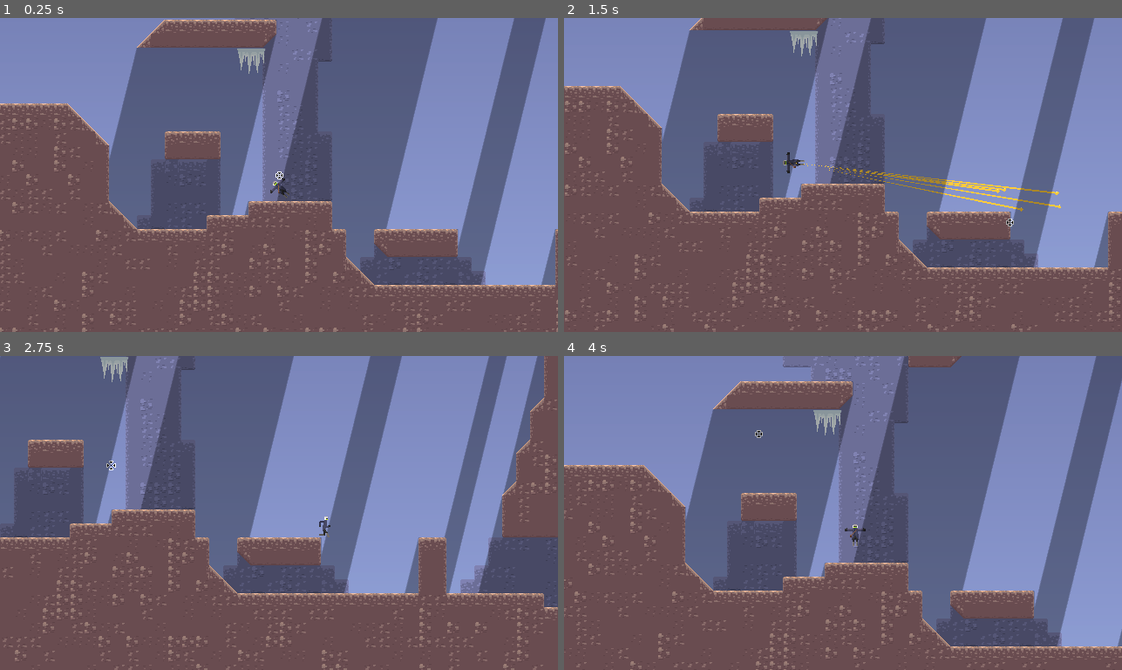
Above: before the commit, frames 1-4 (two rows, left to right).
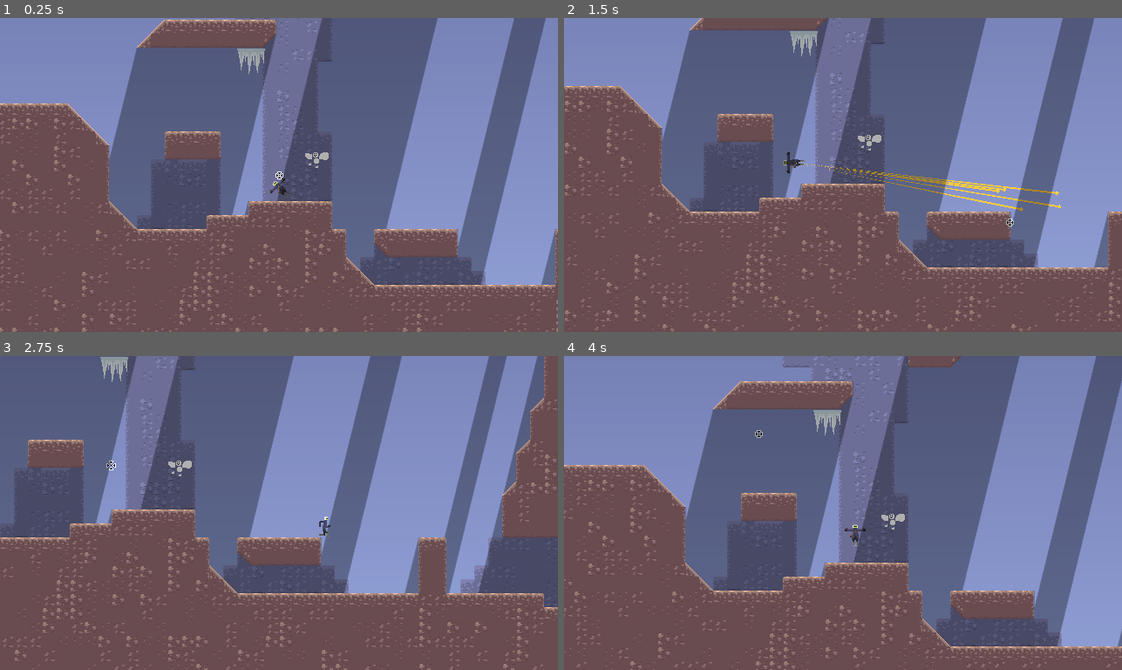
Above: after the commit, the same moments.

Repository: chris-pitre/shotgunlegs
Game: Godot game, scene res://scenes/levels/World.tscn
Same seed, same stepped clock (60 frames per second), same inputs: the game is played once before the commit and once after it.
Inputs (mouse positions are in pixels of both pictures, inside the frame that each line leads up to):
- Up to frame 1 (0.25 s): no input
- Up to frame 2 (1.5 s): tap Enter (ui_accept) at 0.5, 0.77 s; move the mouse to (815, 237) at 0.52 s; hold D (ui_right) from 0.53 s (still down); click (815, 237) at 0.6 s; move the mouse to (1010, 222) at 1.27 s; click (1010, 222) at 1.35 s
- Up to frame 3 (2.75 s): tap Enter (ui_accept) at 1.52 s; move the mouse to (111, 465) at 2.02 s; release D (ui_right) at 2.03 s; hold A (ui_left) from 2.03 s (still down); click (111, 465) at 2.1 s
- Up to frame 4 (4 s): keep holding A (ui_left); move the mouse to (870, 513) at 2.77 s; click (870, 513) at 2.85 s; tap Enter (ui_accept) at 3.02, 3.77 s; move the mouse to (759, 434) at 3.52 s; click (759, 434) at 3.6 s

The runs differ from the first frame. In frame 1, less than 0.1% of the frame differs, in the area x 54-59%, y 42-48%; in frame 2, less than 0.1%; in frame 3, less than 0.1%; in frame 4, less than 0.1%.

Commit message:
signals for hit detection

Diff:
--- a/scenes/actors/enemies/Enemy.gd
+++ b/scenes/actors/enemies/Enemy.gd
@@ -1,4 +1,19 @@
 extends CharacterBody2D
 
-func _on_hitbox_body_entered(body):
+class_name Enemy
+
+@export var HP: int = 5
+
+@onready var hurtbox = $Hurtbox
+
+func _on_hitbox_body_entered(body) -> void:
 	pass
+
+func _on_hurtbox_body_entered(body) -> void:
+	if body is Bullet:
+		HP -= 1
+		for bullets in get_tree().get_nodes_in_group("Bullet"):
+			if body == bullets:
+				bullets.emit_signal("target_hit")
+		if HP <= 0:
+			queue_free()
--- a/scenes/actors/enemies/Enemy.tscn
+++ b/scenes/actors/enemies/Enemy.tscn
@@ -17,23 +17,38 @@
 [sub_resource type="CapsuleShape2D" id="CapsuleShape2D_4llr7"]
 height = 28.0
 
+[sub_resource type="CapsuleShape2D" id="CapsuleShape2D_klrq3"]
+radius = 7.0
+height = 24.0
+
 [sub_resource type="CapsuleShape2D" id="CapsuleShape2D_jilcj"]
 radius = 6.0
 height = 22.0
 
-[node name="Enemy" type="CharacterBody2D"]
+[node name="Enemy" type="CharacterBody2D" groups=["Enemy"]]
 script = ExtResource("1_y2ti6")
 
 [node name="AnimatedSprite2D" type="AnimatedSprite2D" parent="."]
 sprite_frames = SubResource("SpriteFrames_nyvj6")
 
 [node name="Hitbox" type="Area2D" parent="."]
+collision_layer = 3
+collision_mask = 3
 
 [node name="CollisionShape2D" type="CollisionShape2D" parent="Hitbox"]
 shape = SubResource("CapsuleShape2D_4llr7")
 debug_color = Color(0.996078, 0, 0.172549, 0.419608)
 
+[node name="Hurtbox" type="Area2D" parent="."]
+collision_layer = 7
+collision_mask = 7
+
+[node name="CollisionShape2D" type="CollisionShape2D" parent="Hurtbox"]
+shape = SubResource("CapsuleShape2D_klrq3")
+debug_color = Color(0.290196, 0.627451, 0, 0.419608)
+
 [node name="CollisionShape2D" type="CollisionShape2D" parent="."]
 shape = SubResource("CapsuleShape2D_jilcj")
 
 [connection signal="body_entered" from="Hitbox" to="." method="_on_hitbox_body_entered"]
+[connection signal="body_entered" from="Hurtbox" to="." method="_on_hurtbox_body_entered"]
--- a/scenes/actors/player/Bullet.gd
+++ b/scenes/actors/player/Bullet.gd
@@ -1,8 +1,13 @@
 extends RigidBody2D
+
+class_name Bullet
+
+signal target_hit
 
 @onready var tracer = $Tracer
 
 func _ready():
+	add_to_group("Bullet")
 	await get_tree().create_timer(.5, false).timeout
 	queue_free()
 
@@ -18,3 +23,7 @@
 func _on_KinematicBody2D_body_entered(body):
 	if not body.is_in_group("Player"):
 		queue_free()
+
+func _on_target_hit():
+	print("hit")
+	queue_free()
--- a/scenes/actors/player/Bullet.tscn
+++ b/scenes/actors/player/Bullet.tscn
@@ -10,8 +10,8 @@
 _data = [Vector2(0, 0), 0.0, 0.0, 0, 0, Vector2(1, 1), 0.0, 0.0, 0, 0]
 point_count = 2
 
-[node name="Bullet" type="RigidBody2D"]
-collision_layer = 2
+[node name="Bullet" type="RigidBody2D" groups=["Bullet"]]
+collision_layer = 6
 max_contacts_reported = 1
 contact_monitor = true
 script = ExtResource("1")
@@ -29,3 +29,4 @@
 default_color = Color(0.972549, 0.772549, 0.227451, 1)
 
 [connection signal="body_entered" from="." to="." method="_on_KinematicBody2D_body_entered"]
+[connection signal="target_hit" from="." to="." method="_on_target_hit"]
--- a/scenes/levels/World.tscn
+++ b/scenes/levels/World.tscn
@@ -10,6 +10,7 @@
 [ext_resource type="Script" path="res://scenes/levels/Victory.gd" id="10_e5oc0"]
 [ext_resource type="AudioStream" uid="uid://0sb57at3nciy" path="res://audio/sfx/shotgunrack.wav" id="10_x8kff"]
 [ext_resource type="PackedScene" uid="uid://n03ggsyho6jv" path="res://scenes/prefabs/spike.tscn" id="11_sx36u"]
+[ext_resource type="PackedScene" uid="uid://b5jhqfthbyno0" path="res://scenes/actors/enemies/Enemy.tscn" id="12_f1if7"]
 [ext_resource type="PackedScene" uid="uid://070ilfnpaq68" path="res://scenes/actors/snowman_punch.tscn" id="12_vajjr"]
 
 [sub_resource type="Environment" id="Environment_m6gc4"]
@@ -258,4 +259,7 @@
 [node name="Spike" parent="." instance=ExtResource("11_sx36u")]
 position = Vector2(-765, -271)
 
+[node name="Enemy" parent="." instance=ExtResource("12_f1if7")]
+position = Vector2(-690, -160)
+
 [connection signal="body_entered" from="Victory" to="Victory" method="_on_body_entered"]
Not shown: 1 places in scenes/actors/enemies/Enemy.tscn that only renumber resources
Not shown: 1 places in scenes/levels/World.tscn that only renumber resources
